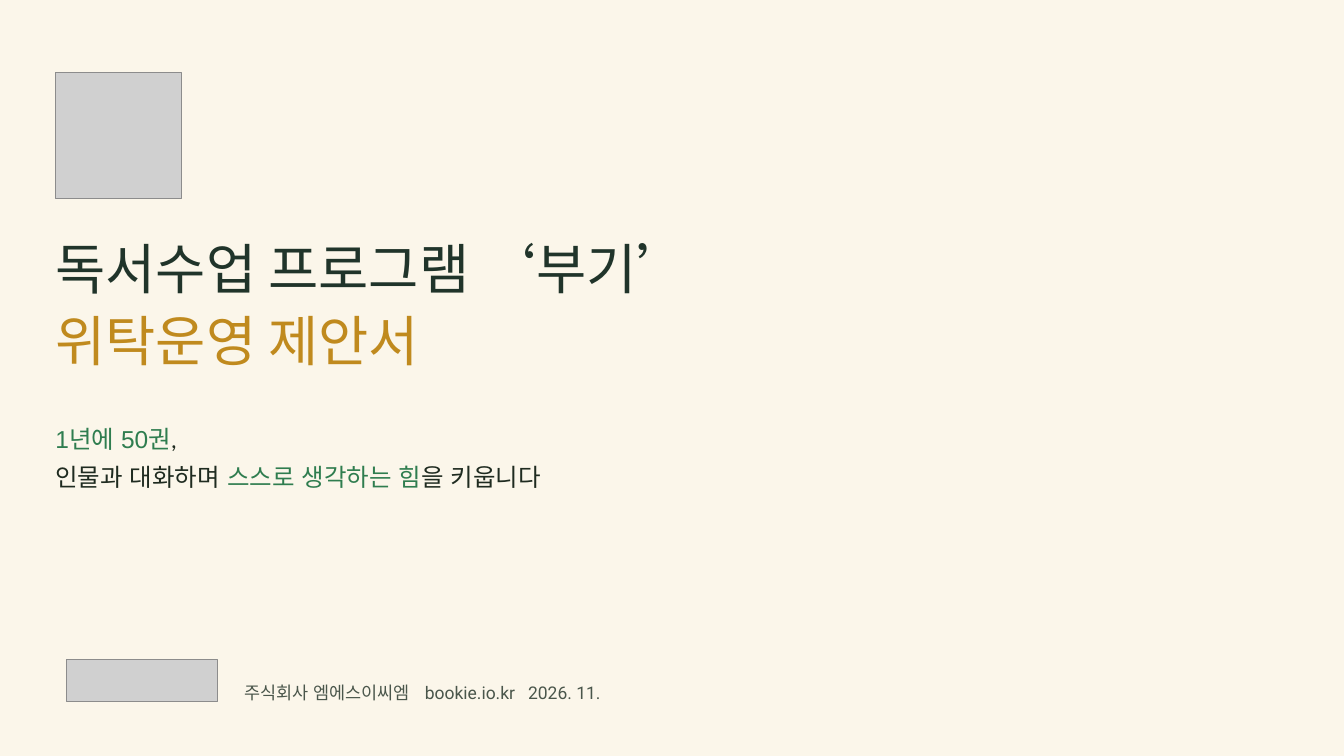
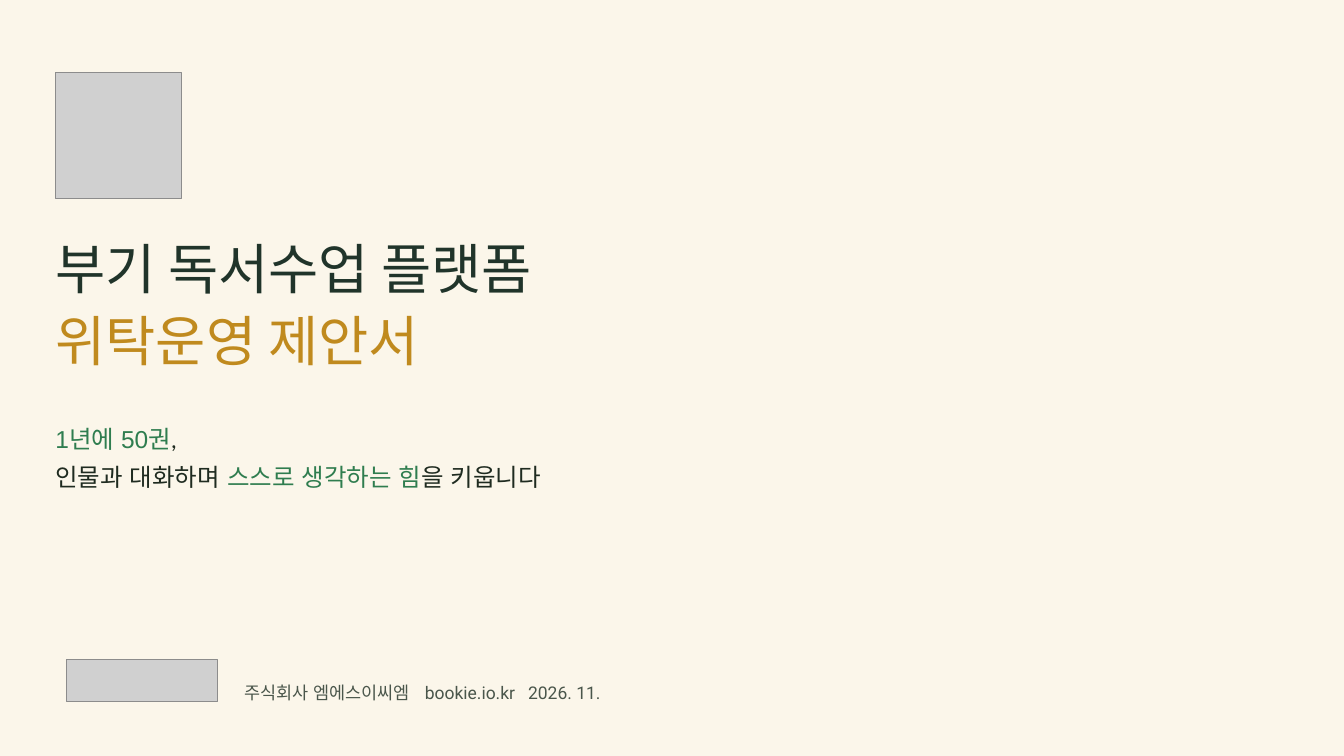
Before and after one commit to legoschool/bookie-test, a slide deck: slide 1 of promo/dl/proposal/bookie-proposal-20p.pptx. Drawn at 1344x756 pixels with LibreOffice and Linux fonts; fonts in the diff are those of the drawing; grey boxes stand for pictures; background and template pictures are left out. Boxes give left, top, right and bottom in pixels: in the first picture for what was removed or moved away, otherwise in the second. Text is boxed around its words. In the diff, an @@ line names an element or a change of style, - is before the commit and + after.

```diff
--- a/promo/dl/proposal/bookie-proposal-20p.pptx
+++ b/promo/dl/proposal/bookie-proposal-20p.pptx
@@ text at box(55, 244, 532, 294): text changed @@
-독서수업 프로그램 ‘부기’
+부기 독서수업 플랫폼
```
Also in this commit, not shown: 37 other files.
